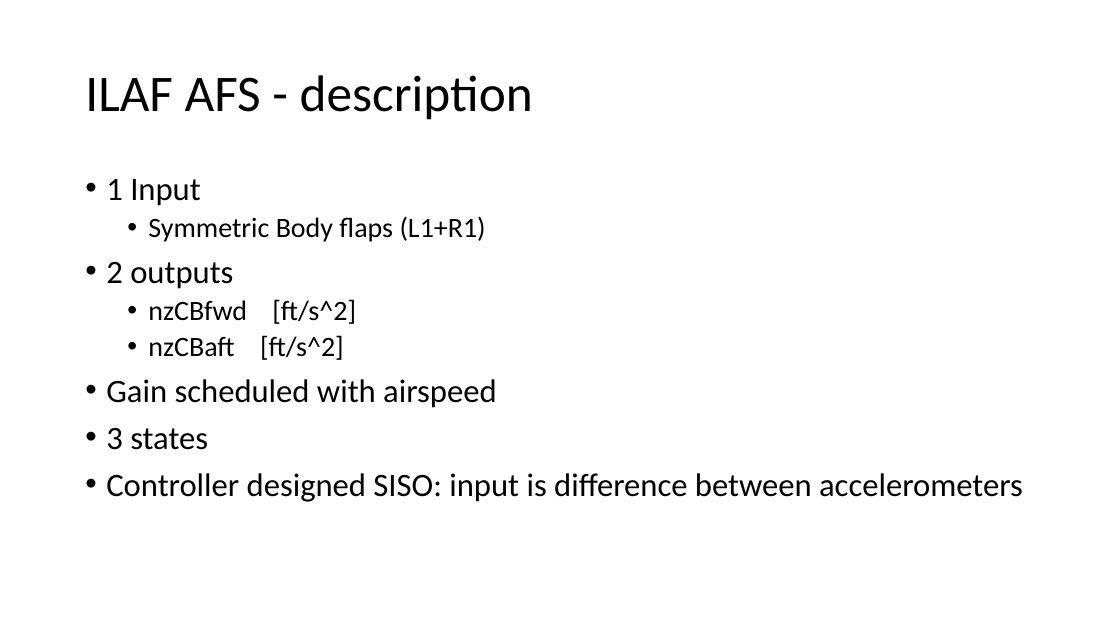
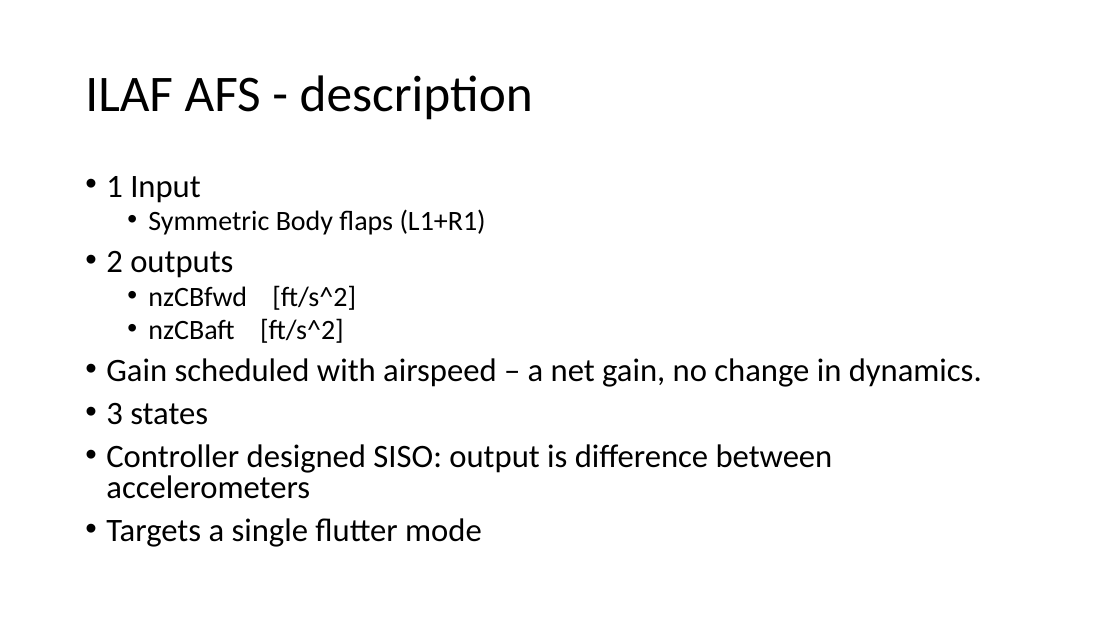
Before and after one commit to padmassun/mAEWing1, a slide deck: slide 5 of Software/Geri_Model_Package/Robustness/RobustnessAnalysis_02142019.pptx. Drawn at 1120x630 pixels with LibreOffice and Linux fonts; fonts in the diff are those of the drawing. Boxes give left, top, right and bottom in pixels: in the first picture for what was removed or moved away, otherwise in the second. Text is boxed around its words. In the diff, an @@ line names an element or a change of style, - is before the commit and + after.

Commit message:
minor updates to Robustness/RobustnessAnalysis_02142019.pptx

```diff
--- a/Software/Geri_Model_Package/Robustness/RobustnessAnalysis_02142019.pptx
+++ b/Software/Geri_Model_Package/Robustness/RobustnessAnalysis_02142019.pptx
@@ text at bbox=[106, 176, 486, 425]: line spacing 0.9 to 0.8 @@
@@ text at bbox=[106, 358, 982, 387]: text changed @@
-• Gain scheduled with airspeed
+• Gain scheduled with airspeed – a net gain, no change in dynamics.
@@ text at bbox=[106, 444, 833, 547]: text changed @@
-• Controller designed SISO: input is difference between accelerometers
+• Controller designed SISO: output is difference between accelerometers
+• Targets a single flutter mode
```
Also in this commit, not shown: 3 other slides changed.
